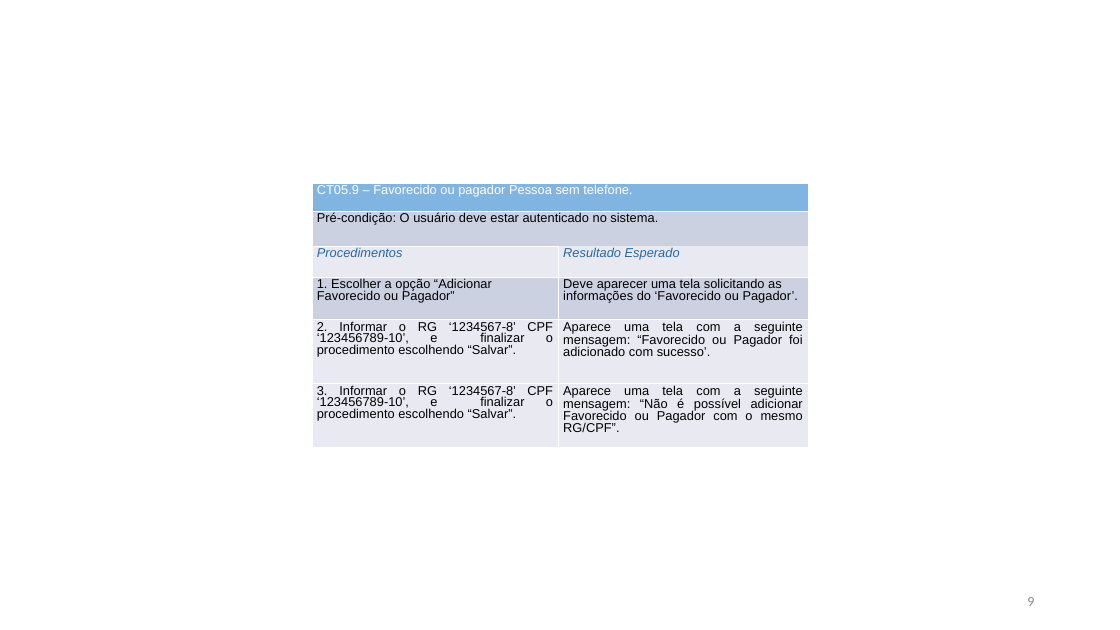
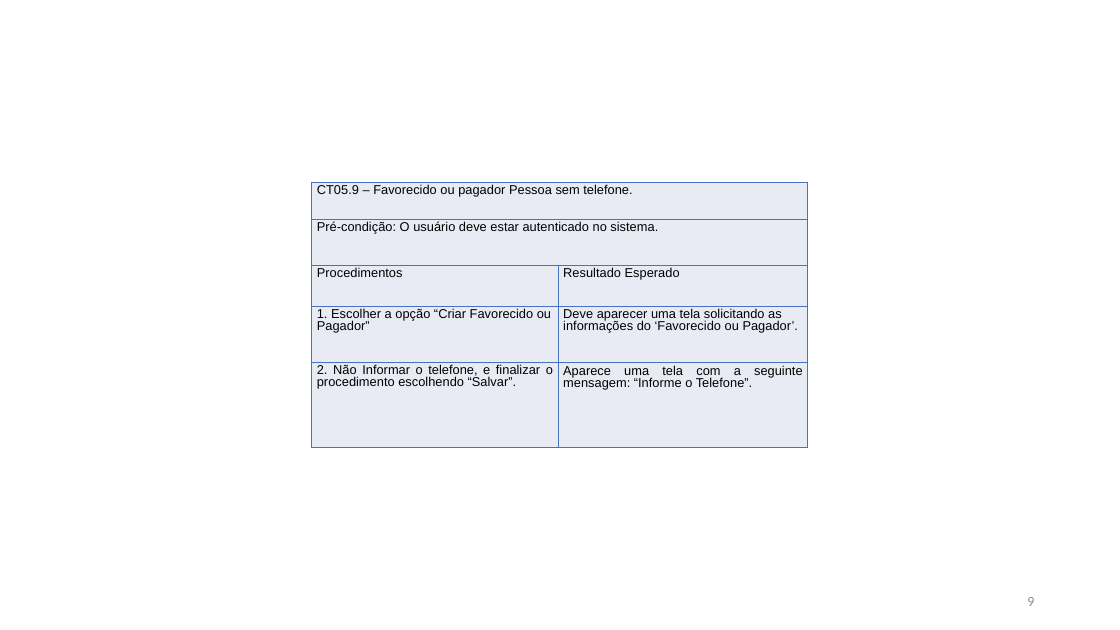
Before and after one commit to evertonschuster/GestaoFinancaPessoal, a slide deck: slide 9 of GestaoFinancaPessoal/GestaoFinancaPessoal/Documentos/Entrega-02/TestesAceitaçãoUS05.pptx. Drawn at 1120x630 pixels with LibreOffice and Linux fonts; fonts in the diff are those of the drawing. Boxes give left, top, right and bottom in pixels: in the first picture for what was removed or moved away, otherwise in the second. Text is boxed around its words. In the diff, an @@ line names an element or a change of style, - is before the commit and + after.

```diff
--- a/GestaoFinancaPessoal/GestaoFinancaPessoal/Documentos/Entrega-02/TestesAceitaçãoUS05.pptx
+++ b/GestaoFinancaPessoal/GestaoFinancaPessoal/Documentos/Entrega-02/TestesAceitaçãoUS05.pptx
@@ table at [312, 183, 807, 448] @@
-row 4: 1. Escolher a opção “Adicionar Favorecido ou Pagador” | Deve aparecer uma tela solicitando as informações do ‘Favorecido ou Pagador’.
-row 5: 2. Informar o RG ‘1234567-8’ CPF ‘123456789-10’, e finalizar o procedimento escolhendo “Salvar”. | Aparece uma tela com a seguinte mensagem: “Favorecido ou Pagador foi adicionado com sucesso’.
-row 6: 3. Informar o RG ‘1234567-8’ CPF ‘123456789-10’, e finalizar o procedimento escolhendo “Salvar”. | Aparece uma tela com a seguinte mensagem: “Não é possível adicionar Favorecido ou Pagador com o mesmo RG/CPF”.
+row 4: 1. Escolher a opção “Criar Favorecido ou Pagador” | Deve aparecer uma tela solicitando as informações do ‘Favorecido ou Pagador’.
+row 5: 2. Não Informar o telefone, e finalizar o procedimento escolhendo “Salvar”. | Aparece uma tela com a seguinte mensagem: “Informe o Telefone”.
```
Also in this commit, not shown: 14 other slides changed, 4 other files.
